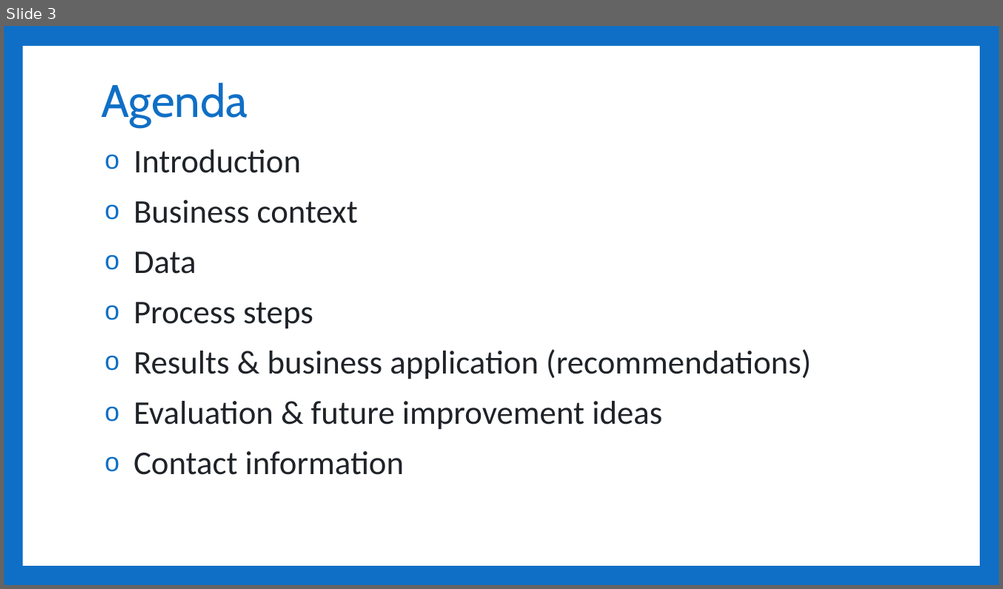
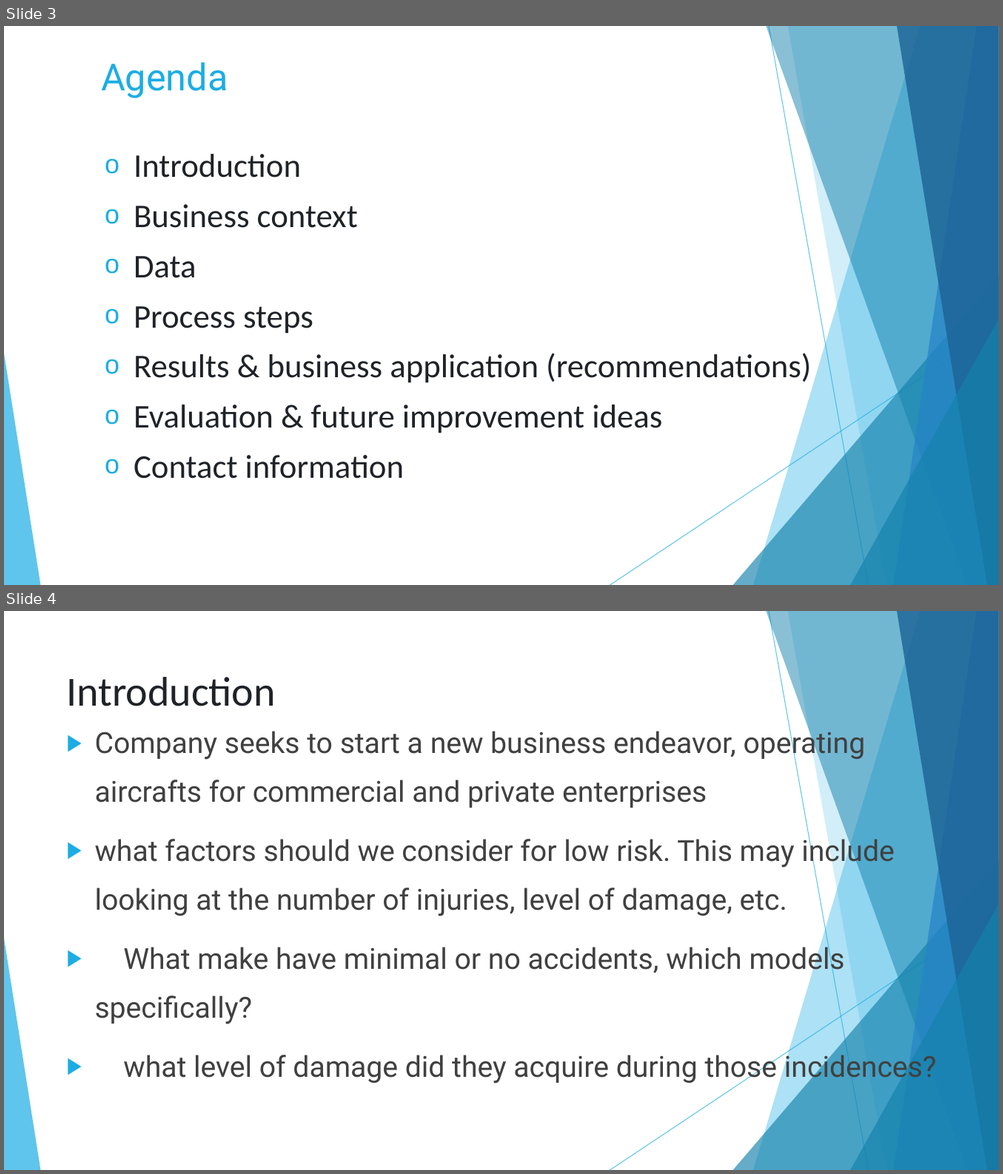
Before and after one commit to mercy-gh/Phase1Project, a slide deck: presentation.pptx. Shown one above the other, each under a label of ours: slide 3 before the commit, slides 3 and 4 after it. The pictures are 1003x589 and 1003x1174 pixels, drawn with LibreOffice and Linux fonts; fonts in the diff are those of the drawing. Boxes give left, top, right and bottom in pixels: in the first picture for what was removed or moved away, otherwise in the second. Text is boxed around its words. In the diff, an @@ line names an element or a change of style, - is before the commit and + after.

```diff
--- a/presentation.pptx
+++ b/presentation.pptx
@@ slide 4 added at (x1=4, y1=611, x2=999, y2=1170), background #FFFFFF; not listed: 10 template elements that a slide beside it also shows @@
@@ title added at (x1=67, y1=677, x2=276, y2=706), 40 pt, text #1F2328 @@
+Introduction
@@ text added at (x1=95, y1=727, x2=936, y2=1085), 28 pt, text #404040 @@
+▶ Company seeks to start a new business endeavor, operating aircrafts for commercial and private enterprises
+▶ what factors should we consider for low risk. This may include looking at the number of injuries, level of damage, etc.
+▶ What make have minimal or no accidents, which models specifically?
+▶ what level of damage did they acquire during those incidences?
@@ slide 3 changed as well @@
@@ background #0F6FC6 to #FFFFFF @@
@@ rectangle removed at (x1=22, y1=46, x2=979, y2=566) @@
@@ title "Agenda" at (x1=101, y1=62, x2=227, y2=99): size 44 to 36 pt, font Cabin to Roboto, text colour #0F6FC6 to #1CADE4; line spacing 0.9 to 1; vertical alignment middle to top @@
@@ text "Introduction" at (x1=134, y1=154, x2=811, y2=479): line spacing 0.9 to 1; less space between paragraphs; bullet colour #0F6FC6 to #1CADE4 @@
@@ group added at (x1=4, y1=26, x2=999, y2=585): 5 freeform shapes, 3 triangles, 2 lines @@
```
Also in this commit, not shown: 8 other slides changed, 1 other slide added, 2 slides removed, 3 other files.
